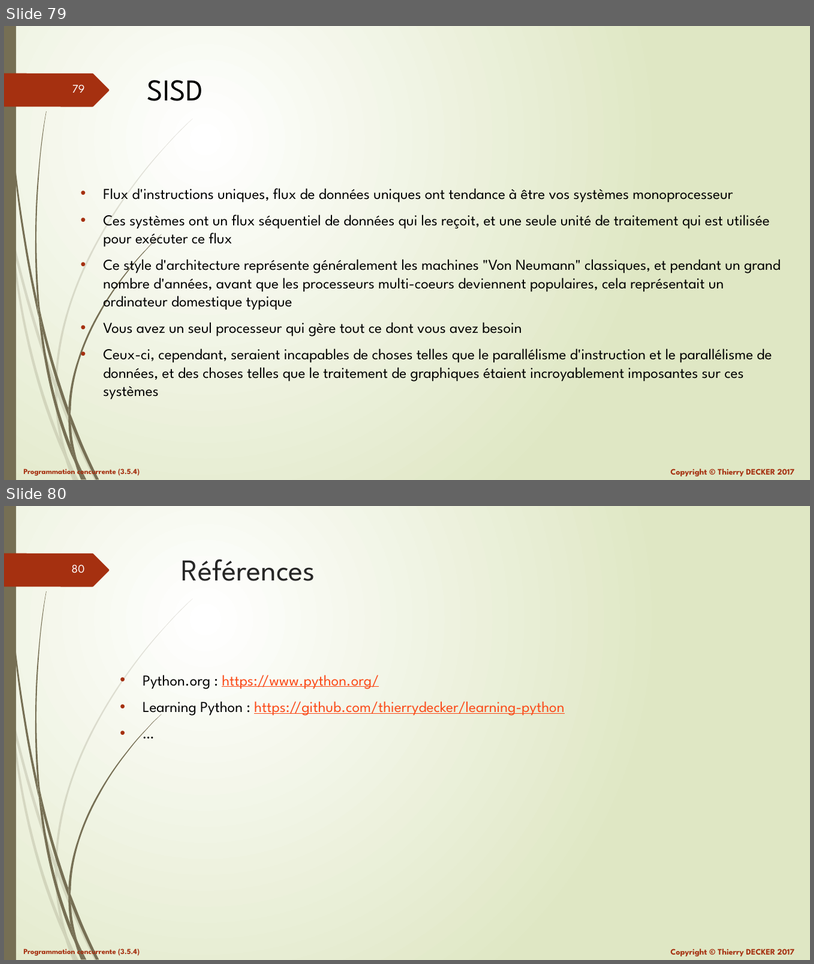
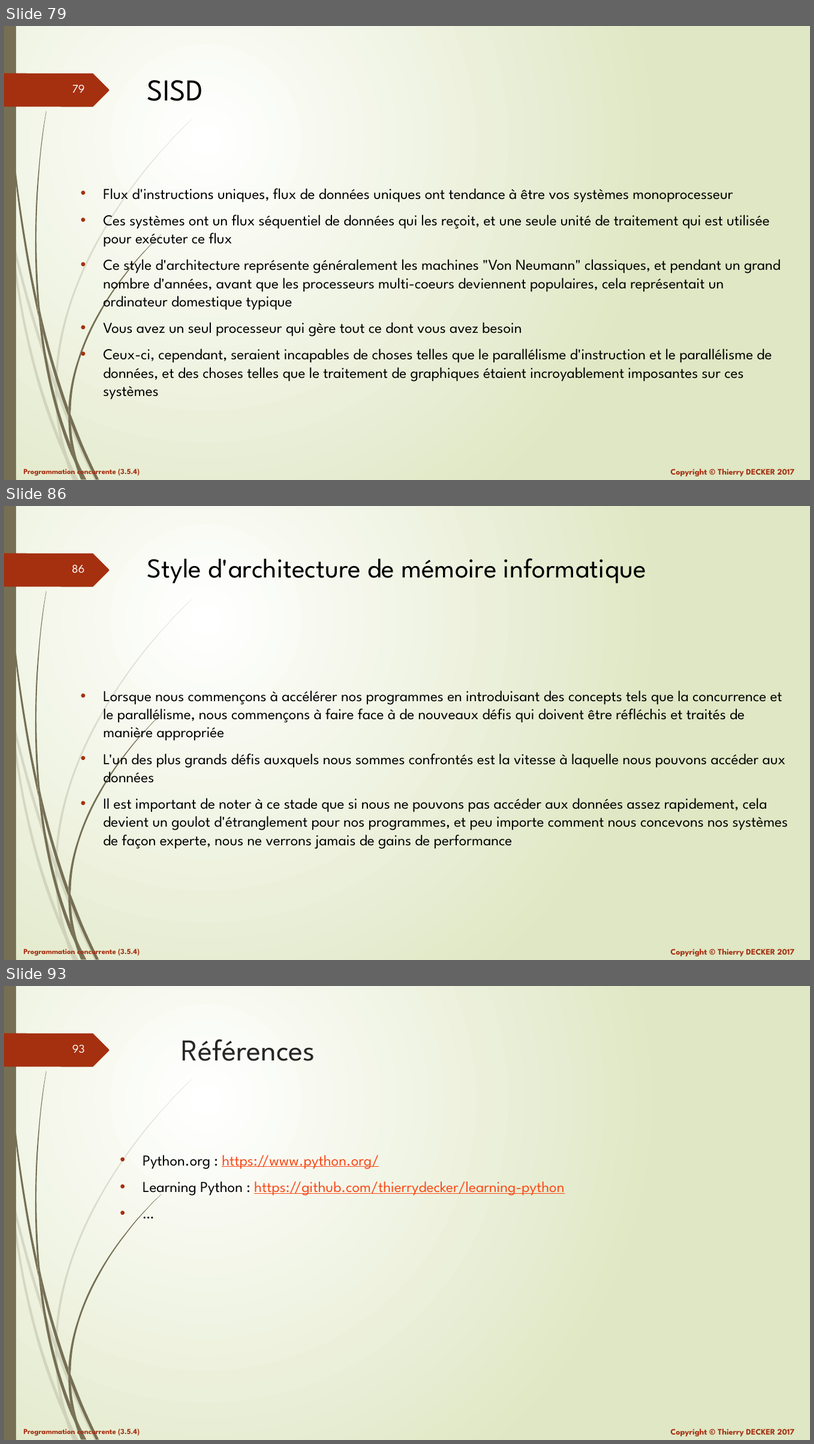
Before and after one commit to VikmanTheRacoon/learning-python, a slide deck: documentations/python-103.pptx. Shown one above the other, each under a label of ours: slides 79 and 80 before the commit, slides 79, 86 and 93 after it; the slides between them are not shown. The pictures are 814x964 and 814x1444 pixels, drawn with LibreOffice and Linux fonts; fonts in the diff are those of the drawing. Boxes give left, top, right and bottom in pixels: in the first picture for what was removed or moved away, otherwise in the second. Text is boxed around its words. In the diff, an @@ line names an element or a change of style, - is before the commit and + after.

```diff
--- a/documentations/python-103.pptx
+++ b/documentations/python-103.pptx
@@ slide 86 added at (4,506,810,960), background gradient #FFFFFF to #DFE8C4; not listed: 27 template elements that a slide beside it also shows @@
@@ title added at (147,558,647,583), 32.4 pt, text #000000 @@
+Style d'architecture de mémoire informatique
@@ text added at (103,690,789,849), 18 pt, text #000000 @@
+• Lorsque nous commençons à accélérer nos programmes en introduisant des concepts tels que la concurrence et le parallélisme, nous commençons à faire face à de nouveaux défis qui doivent être réfléchis et traités de manière appropriée
+• L'un des plus grands défis auxquels nous sommes confrontés est la vitesse à laquelle nous pouvons accéder aux données
+• Il est important de noter à ce stade que si nous ne pouvons pas accéder aux données assez rapidement, cela devient un goulot d'étranglement pour nos programmes, et peu importe comment nous concevons nos systèmes de façon experte, nous ne verrons jamais de gains de performance
@@ what was slide 80 is now slide 93 @@
@@ page number at (72,1045,85,1053): text changed @@
-80
+93
```
Also in this commit, not shown: 3 slides changed, 12 other slides added, 1 other file.
